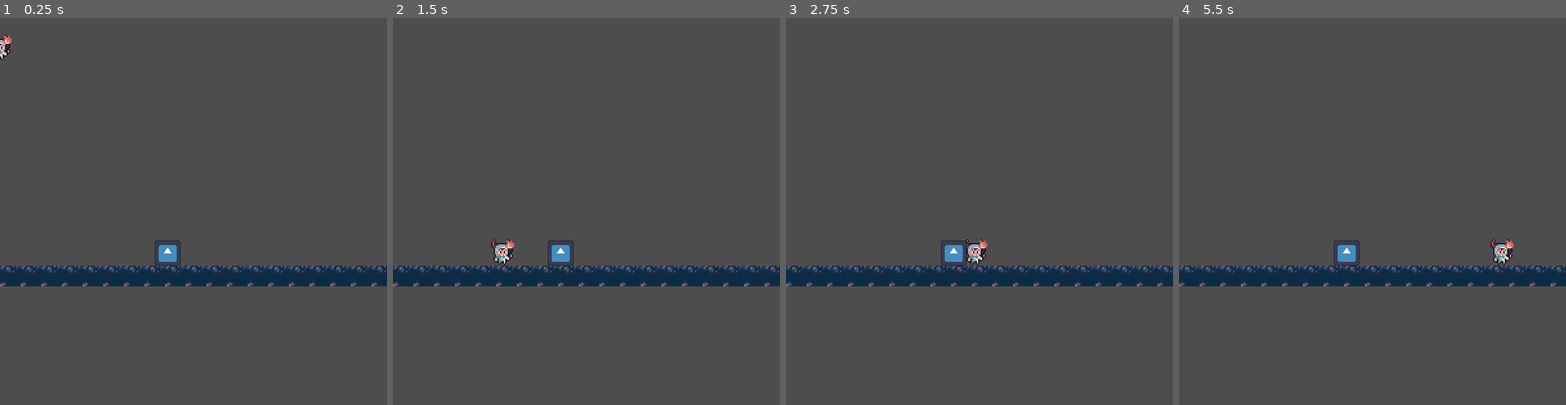
Above: before the commit, frames 1-4 (left to right).
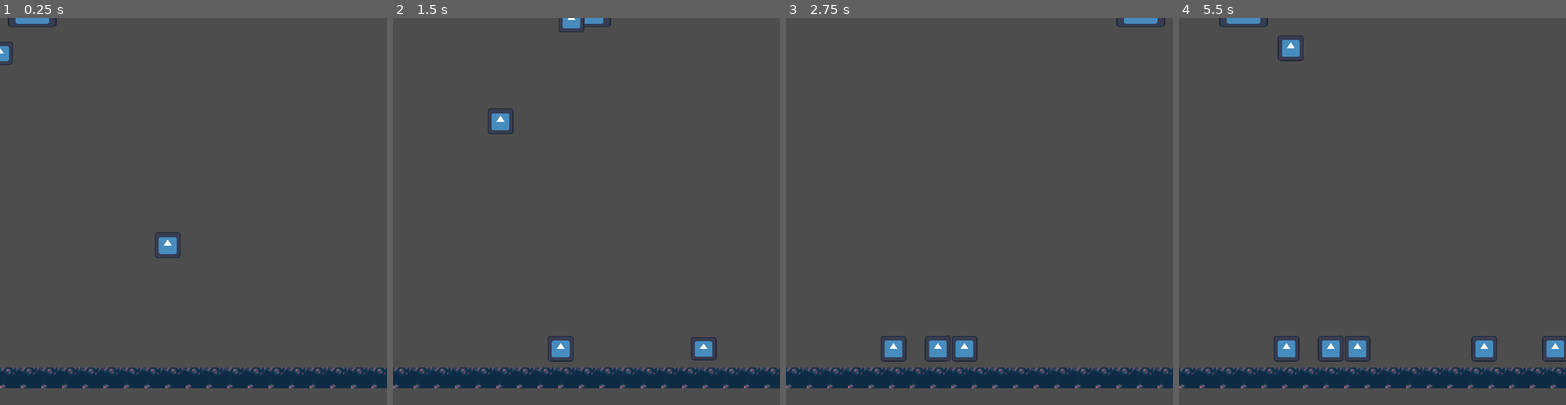
Above: after the commit, the same moments.

Repository: Fantasu/scale_game
Game: Godot game, scene res://maps/main.tscn
Two runs of this game, one before a commit and one after it. Both use one fixed random seed, a clock stepped at 60 frames per second and the inputs below. The engine's default icon, where the game draws it, is replaced by a stand-in: a white triangle on a blue panel in a dark square.
Inputs:
- Up to frame 1 (0.25 s): no input
- Up to frame 2 (1.5 s): tap Enter (ui_accept) at 0.5, 0.6 s; hold Right (ui_right) from 0.53 s (still down); tap Space (jump) at 0.77, 1.07 s; tap X (create, bound only after the commit) at 0.8, 1.35 s
- Up to frame 3 (2.75 s): tap Space (jump) at 1.52, 1.55, 1.82 s; release Right (ui_right) at 2.03 s; hold Left (ui_left) from 2.03 s (still down); hold Space (jump) from 2.03 s (still down); tap Enter (ui_accept) at 2.3 s
- Up to frame 4 (5.5 s): release Left (ui_left) at 2.78 s; release Space (jump) at 2.78 s; hold Right (ui_right) 2.78-4.28 s; tap Enter (ui_accept) at 2.85, 4.35 s; tap Space (jump) at 3.02, 3.32, 4.52, 4.82 s; tap X (create, bound only after the commit) at 3.05, 3.6, 5.1 s; hold Space (jump) 3.53-4.28 s; hold Left (ui_left) 4.28-5.03 s; hold Right (ui_right) from 5.03 s (still down)

The runs differ from the first frame. In frame 1, 11% of the frame differs, in the area x 0-100%, y 0-96%; in frame 2, 12%; in frame 3, 12%; in frame 4, 12%.

Commit message:
rigid body player beta

Diff:
--- /dev/null
+++ b/Tetrisfakeplataformer/map_tools/rigid_generator.gd
@@ -0,0 +1,24 @@
+extends Node2D
+
+
+@export var square: PackedScene
+@export var camera: Camera2D
+var direction: int = 1
+# Called when the node enters the scene tree for the first time.
+
+
+func _ready():
+	pass # Replace with function body.
+
+
+# Called every frame. 'delta' is the elapsed time since the previous frame.
+func _process(delta):
+	print((get_viewport().size.x) / 2)
+	global_position.x += 100 * delta * direction
+	if (global_position.x > (get_viewport().size.x) / 2) or (global_position.x < 0):
+		direction *= -1
+
+	if Input.is_action_just_pressed("create"):
+		var square_instance = square.instantiate()
+		square_instance.global_position = global_position
+		get_tree().current_scene.add_child(square_instance)
--- /dev/null
+++ b/Tetrisfakeplataformer/map_tools/rigid_square.tscn
@@ -0,0 +1,19 @@
+[gd_scene load_steps=4 format=3 uid="uid://dupfke6n260p5"]
+
+[ext_resource type="Texture2D" uid="uid://d3qxssjj7esbr" path="res://icon.svg" id="1_yolr5"]
+
+[sub_resource type="PhysicsMaterial" id="PhysicsMaterial_o4v1x"]
+
+[sub_resource type="RectangleShape2D" id="RectangleShape2D_nhvx2"]
+
+[node name="RigidSquare" type="RigidBody2D"]
+position = Vector2(130, 166)
+physics_material_override = SubResource("PhysicsMaterial_o4v1x")
+gravity_scale = 0.39
+
+[node name="Sprite2D" type="Sprite2D" parent="."]
+scale = Vector2(0.15625, 0.15625)
+texture = ExtResource("1_yolr5")
+
+[node name="CollisionShape2D" type="CollisionShape2D" parent="."]
+shape = SubResource("RectangleShape2D_nhvx2")
--- a/Tetrisfakeplataformer/maps/main.tscn
+++ b/Tetrisfakeplataformer/maps/main.tscn
@@ -1,184 +1,10 @@
-[gd_scene load_steps=33 format=3 uid="uid://bc16aa8yp8dax"]
-
-[ext_resource type="Script" path="res://player/hero.gd" id="1_3jrxq"]
-[ext_resource type="Texture2D" uid="uid://iplivhp6gepf" path="res://player/hero.png" id="2_1m634"]
+[gd_scene load_steps=9 format=3 uid="uid://bc16aa8yp8dax"]
+
+[ext_resource type="Script" path="res://map_tools/rigid_generator.gd" id="1_vk4oh"]
 [ext_resource type="Texture2D" uid="uid://krasds4kjpsc" path="res://maps/tilemap1.png" id="3_28wj1"]
 [ext_resource type="Texture2D" uid="uid://d3qxssjj7esbr" path="res://icon.svg" id="3_e5hic"]
-
-[sub_resource type="CapsuleShape2D" id="CapsuleShape2D_lsv46"]
-radius = 6.9
-height = 21.0
-
-[sub_resource type="AtlasTexture" id="AtlasTexture_b1vxu"]
-atlas = ExtResource("2_1m634")
-region = Rect2(0, 0, 50, 46)
-
-[sub_resource type="AtlasTexture" id="AtlasTexture_pec68"]
-atlas = ExtResource("2_1m634")
-region = Rect2(50, 0, 50, 46)
-
-[sub_resource type="AtlasTexture" id="AtlasTexture_2by1h"]
-atlas = ExtResource("2_1m634")
-region = Rect2(100, 0, 50, 46)
-
-[sub_resource type="AtlasTexture" id="AtlasTexture_v8wu3"]
-atlas = ExtResource("2_1m634")
-region = Rect2(150, 0, 50, 46)
-
-[sub_resource type="AtlasTexture" id="AtlasTexture_dpdiv"]
-atlas = ExtResource("2_1m634")
-region = Rect2(200, 0, 50, 46)
-
-[sub_resource type="AtlasTexture" id="AtlasTexture_rxdtn"]
-atlas = ExtResource("2_1m634")
-region = Rect2(250, 0, 50, 46)
-
-[sub_resource type="AtlasTexture" id="AtlasTexture_firgx"]
-atlas = ExtResource("2_1m634")
-region = Rect2(300, 0, 50, 46)
-
-[sub_resource type="AtlasTexture" id="AtlasTexture_ob2k2"]
-atlas = ExtResource("2_1m634")
-region = Rect2(400, 0, 50, 46)
-
-[sub_resource type="AtlasTexture" id="AtlasTexture_xew6v"]
-atlas = ExtResource("2_1m634")
-region = Rect2(850, 0, 50, 46)
-
-[sub_resource type="AtlasTexture" id="AtlasTexture_645q6"]
-atlas = ExtResource("2_1m634")
-region = Rect2(800, 0, 50, 46)
-
-[sub_resource type="AtlasTexture" id="AtlasTexture_j6juq"]
-atlas = ExtResource("2_1m634")
-region = Rect2(750, 0, 50, 46)
-
-[sub_resource type="AtlasTexture" id="AtlasTexture_yff11"]
-atlas = ExtResource("2_1m634")
-region = Rect2(700, 0, 50, 46)
-
-[sub_resource type="AtlasTexture" id="AtlasTexture_y4k2b"]
-atlas = ExtResource("2_1m634")
-region = Rect2(650, 0, 50, 46)
-
-[sub_resource type="AtlasTexture" id="AtlasTexture_n68ws"]
-atlas = ExtResource("2_1m634")
-region = Rect2(600, 0, 50, 46)
-
-[sub_resource type="AtlasTexture" id="AtlasTexture_btntj"]
-atlas = ExtResource("2_1m634")
-region = Rect2(550, 0, 50, 46)
-
-[sub_resource type="AtlasTexture" id="AtlasTexture_x6mow"]
-atlas = ExtResource("2_1m634")
-region = Rect2(500, 0, 50, 46)
-
-[sub_resource type="AtlasTexture" id="AtlasTexture_wqlcs"]
-atlas = ExtResource("2_1m634")
-region = Rect2(450, 0, 50, 46)
-
-[sub_resource type="AtlasTexture" id="AtlasTexture_ko5w8"]
-atlas = ExtResource("2_1m634")
-region = Rect2(350, 0, 50, 46)
-
-[sub_resource type="AtlasTexture" id="AtlasTexture_0yrj6"]
-atlas = ExtResource("2_1m634")
-region = Rect2(1050, 0, 50, 46)
-
-[sub_resource type="AtlasTexture" id="AtlasTexture_ghwgj"]
-atlas = ExtResource("2_1m634")
-region = Rect2(1100, 0, 50, 46)
-
-[sub_resource type="AtlasTexture" id="AtlasTexture_ifwi5"]
-atlas = ExtResource("2_1m634")
-region = Rect2(1000, 0, 50, 46)
-
-[sub_resource type="AtlasTexture" id="AtlasTexture_pbira"]
-atlas = ExtResource("2_1m634")
-region = Rect2(950, 0, 50, 46)
-
-[sub_resource type="AtlasTexture" id="AtlasTexture_vg5wm"]
-atlas = ExtResource("2_1m634")
-region = Rect2(900, 0, 50, 46)
-
-[sub_resource type="SpriteFrames" id="SpriteFrames_i1uuc"]
-animations = [{
-"frames": [{
-"duration": 1.0,
-"texture": SubResource("AtlasTexture_b1vxu")
-}, {
-"duration": 1.0,
-"texture": SubResource("AtlasTexture_pec68")
-}, {
-"duration": 1.0,
-"texture": SubResource("AtlasTexture_2by1h")
-}, {
-"duration": 1.0,
-"texture": SubResource("AtlasTexture_v8wu3")
-}, {
-"duration": 1.0,
-"texture": SubResource("AtlasTexture_dpdiv")
-}, {
-"duration": 1.0,
-"texture": SubResource("AtlasTexture_rxdtn")
-}, {
-"duration": 1.0,
-"texture": SubResource("AtlasTexture_firgx")
-}, {
-"duration": 1.0,
-"texture": SubResource("AtlasTexture_ob2k2")
-}, {
-"duration": 1.0,
-"texture": SubResource("AtlasTexture_xew6v")
-}, {
-"duration": 1.0,
-"texture": SubResource("AtlasTexture_645q6")
-}, {
-"duration": 1.0,
-"texture": SubResource("AtlasTexture_j6juq")
-}, {
-"duration": 1.0,
-"texture": SubResource("AtlasTexture_yff11")
-}, {
-"duration": 1.0,
-"texture": SubResource("AtlasTexture_y4k2b")
-}, {
-"duration": 1.0,
-"texture": SubResource("AtlasTexture_n68ws")
-}, {
-"duration": 1.0,
-"texture": SubResource("AtlasTexture_btntj")
-}, {
-"duration": 1.0,
-"texture": SubResource("AtlasTexture_x6mow")
-}, {
-"duration": 1.0,
-"texture": SubResource("AtlasTexture_wqlcs")
-}, {
-"duration": 1.0,
-"texture": SubResource("AtlasTexture_ko5w8")
-}, {
-"duration": 1.0,
-"texture": SubResource("AtlasTexture_0yrj6")
-}, {
-"duration": 1.0,
-"texture": SubResource("AtlasTexture_ghwgj")
-}, {
-"duration": 1.0,
-"texture": SubResource("AtlasTexture_ifwi5")
-}, {
-"duration": 1.0,
-"texture": SubResource("AtlasTexture_pbira")
-}, {
-"duration": 1.0,
-"texture": SubResource("AtlasTexture_vg5wm")
-}],
-"loop": true,
-"name": &"default",
-"speed": 5.0
-}]
-
-[sub_resource type="RectangleShape2D" id="RectangleShape2D_nhvx2"]
+[ext_resource type="PackedScene" uid="uid://dupfke6n260p5" path="res://map_tools/rigid_square.tscn" id="4_3j1d7"]
+[ext_resource type="PackedScene" uid="uid://48yreykv60v4" path="res://player/player_test.tscn" id="7_n0dwk"]
 
 [sub_resource type="TileSetAtlasSource" id="TileSetAtlasSource_647j7"]
 texture = ExtResource("3_28wj1")
@@ -347,30 +173,36 @@
 physics_layer_0/collision_layer = 1
 sources/0 = SubResource("TileSetAtlasSource_647j7")
 
+[sub_resource type="RectangleShape2D" id="RectangleShape2D_x8vxi"]
+size = Vector2(467, 20)
+
 [node name="Main" type="Node2D"]
 
-[node name="CharacterBody2D" type="CharacterBody2D" parent="."]
-script = ExtResource("1_3jrxq")
-
-[node name="CollisionShape2D" type="CollisionShape2D" parent="CharacterBody2D"]
-position = Vector2(0, 2)
-shape = SubResource("CapsuleShape2D_lsv46")
-
-[node name="AnimatedSprite2D" type="AnimatedSprite2D" parent="CharacterBody2D"]
-texture_filter = 1
-sprite_frames = SubResource("SpriteFrames_i1uuc")
-
-[node name="RigidBody2D" type="RigidBody2D" parent="."]
-position = Vector2(130, 166)
-
-[node name="Sprite2D" type="Sprite2D" parent="RigidBody2D"]
-scale = Vector2(0.15625, 0.15625)
+[node name="RigidGenerator" type="Node2D" parent="." node_paths=PackedStringArray("camera")]
+script = ExtResource("1_vk4oh")
+square = ExtResource("4_3j1d7")
+camera = NodePath("../Camera2D")
+
+[node name="Sprite2D" type="Sprite2D" parent="RigidGenerator"]
+scale = Vector2(0.296875, 0.125)
 texture = ExtResource("3_e5hic")
 
-[node name="CollisionShape2D" type="CollisionShape2D" parent="RigidBody2D"]
-shape = SubResource("RectangleShape2D_nhvx2")
+[node name="RigidSquare" parent="." instance=ExtResource("4_3j1d7")]
+collision_layer = 4
+collision_mask = 7
 
 [node name="TileMap" type="TileMap" parent="."]
 tile_set = SubResource("TileSet_v0ns6")
 format = 2
-layer_0/tile_data = PackedInt32Array(786433, 393216, 0, 786434, 393216, 0, 786435, 393216, 0, 786436, 393216, 0, 786437, 393216, 0, 786438, 393216, 0, 786439, 393216, 0, 786440, 393216, 0, 786441, 393216, 0, 786442, 393216, 0, 786443, 393216, 0, 786444, 393216, 0, 786445, 393216, 0, 786446, 393216, 0, 786447, 393216, 0, 786448, 393216, 0, 786449, 393216, 0, 786450, 393216, 0, 786451, 393216, 0, 786452, 393216, 0, 786453, 393216, 0, 786432, 393216, 0, 851967, 393216, 0, 851966, 393216, 0, 786430, 393216, 0, 786429, 393216, 0, 786428, 393216, 0, 786427, 393216, 0)
+layer_0/tile_data = PackedInt32Array(1114112, 393216, 0, 1114113, 393216, 0, 1114114, 393216, 0, 1114115, 393216, 0, 1114116, 393216, 0, 1114117, 393216, 0, 1114118, 393216, 0, 1114119, 393216, 0, 1114120, 393216, 0, 1114121, 393216, 0, 1114122, 393216, 0, 1114123, 393216, 0, 1114124, 393216, 0, 1114125, 393216, 0, 1114126, 393216, 0, 1114127, 393216, 0, 1114128, 393216, 0, 1114129, 393216, 0, 1114130, 393216, 0, 1114131, 393216, 0)
+
+[node name="Camera2D" type="Camera2D" parent="."]
+position = Vector2(150, 151)
+
+[node name="PlayerTest" parent="." instance=ExtResource("7_n0dwk")]
+
+[node name="StaticBody2D" type="StaticBody2D" parent="."]
+position = Vector2(184, 277)
+
+[node name="CollisionShape2D" type="CollisionShape2D" parent="StaticBody2D"]
+shape = SubResource("RectangleShape2D_x8vxi")
--- a/Tetrisfakeplataformer/player/actor.gd
+++ b/Tetrisfakeplataformer/player/actor.gd
@@ -65,7 +65,7 @@
 func _physics_process(delta):
 	_direction = _get_direction()
 	manage_animations()
-	print(_actual_state)
+#	print(_actual_state)
 	match _actual_state:
 		STATE_STAND:
 			stand_state(delta)
@@ -92,6 +92,12 @@
 	velocity.y += gravity * delta * _g_multiplier
 
 	move_and_slide()
+
+	for obj in get_slide_collision_count():
+		var collider_obj = get_slide_collision(obj)
+		if collider_obj.get_collider() is RigidBody2D:
+			collider_obj.get_collider().apply_central_impulse(-collider_obj.get_normal() * 80)
+
 #	velocity = move_and_slide_with_snap(velocity, snap,Vector2.UP, true, 4 , deg_to_rad(45))
 
 
--- /dev/null
+++ b/Tetrisfakeplataformer/player/player_test.gd
@@ -0,0 +1,31 @@
+extends RigidBody2D
+
+
+# Called when the node enters the scene tree for the first time.
+func _ready():
+	pass # Replace with function body.
+
+
+# Called every frame. 'delta' is the elapsed time since the previous frame.
+func _process(delta):
+	pass
+
+
+func _physics_process(delta):
+
+	if sign(linear_velocity.x) == sign(get_direction().x):
+		self.apply_central_impulse(Vector2(get_direction().x * 10, 0))
+	elif not(sign(linear_velocity.x) == sign(get_direction().x)):
+		self.apply_central_impulse(Vector2(get_direction().x * 30, 0))
+
+	if Input.is_action_just_pressed("jump") and is_on_floor():
+		self.apply_central_impulse(Vector2(0, -300))
+
+
+
+
+func get_direction():
+	return Input.get_vector("ui_left", "ui_right", "ui_down", "ui_up")
+
+func is_on_floor():
+	return $RayCast2D.is_colliding() or $RayCast2D2.is_colliding()
--- /dev/null
+++ b/Tetrisfakeplataformer/player/player_test.tscn
@@ -0,0 +1,29 @@
+[gd_scene load_steps=5 format=3 uid="uid://48yreykv60v4"]
+
+[ext_resource type="Script" path="res://player/player_test.gd" id="1_8nx8k"]
+[ext_resource type="Texture2D" uid="uid://d3qxssjj7esbr" path="res://icon.svg" id="2_8yyti"]
+
+[sub_resource type="PhysicsMaterial" id="PhysicsMaterial_b7mpx"]
+friction = 0.0
+
+[sub_resource type="CircleShape2D" id="CircleShape2D_mwjlg"]
+
+[node name="PlayerTest" type="RigidBody2D"]
+physics_material_override = SubResource("PhysicsMaterial_b7mpx")
+lock_rotation = true
+script = ExtResource("1_8nx8k")
+
+[node name="CollisionShape2D" type="CollisionShape2D" parent="."]
+shape = SubResource("CircleShape2D_mwjlg")
+
+[node name="Sprite2D" type="Sprite2D" parent="."]
+scale = Vector2(0.15625, 0.140625)
+texture = ExtResource("2_8yyti")
+
+[node name="RayCast2D" type="RayCast2D" parent="."]
+position = Vector2(-5, 4)
+target_position = Vector2(0, 12.86)
+
+[node name="RayCast2D2" type="RayCast2D" parent="."]
+position = Vector2(5, 4)
+target_position = Vector2(0, 12.865)
--- a/Tetrisfakeplataformer/project.godot
+++ b/Tetrisfakeplataformer/project.godot
@@ -29,5 +29,17 @@
 "deadzone": 0.5,
 "events": [Object(InputEventKey,"resource_local_to_scene":false,"resource_name":"","device":0,"window_id":0,"alt_pressed":false,"shift_pressed":false,"ctrl_pressed":false,"meta_pressed":false,"pressed":false,"keycode":0,"physical_keycode":32,"key_label":0,"unicode":0,"echo":false,"script":null)
 , Object(InputEventKey,"resource_local_to_scene":false,"resource_name":"","device":0,"window_id":0,"alt_pressed":false,"shift_pressed":false,"ctrl_pressed":false,"meta_pressed":false,"pressed":false,"keycode":0,"physical_keycode":87,"key_label":0,"unicode":0,"echo":false,"script":null)
+, Object(InputEventKey,"resource_local_to_scene":false,"resource_name":"","device":-1,"window_id":0,"alt_pressed":false,"shift_pressed":false,"ctrl_pressed":false,"meta_pressed":false,"pressed":false,"keycode":0,"physical_keycode":90,"key_label":0,"unicode":122,"echo":false,"script":null)
 ]
 }
+create={
+"deadzone": 0.5,
+"events": [Object(InputEventKey,"resource_local_to_scene":false,"resource_name":"","device":-1,"window_id":0,"alt_pressed":false,"shift_pressed":false,"ctrl_pressed":false,"meta_pressed":false,"pressed":false,"keycode":0,"physical_keycode":88,"key_label":0,"unicode":120,"echo":false,"script":null)
+]
+}
+
+[layer_names]
+
+2d_physics/layer_1="World"
+2d_physics/layer_2="Player"
+2d_physics/layer_3="Objects"
